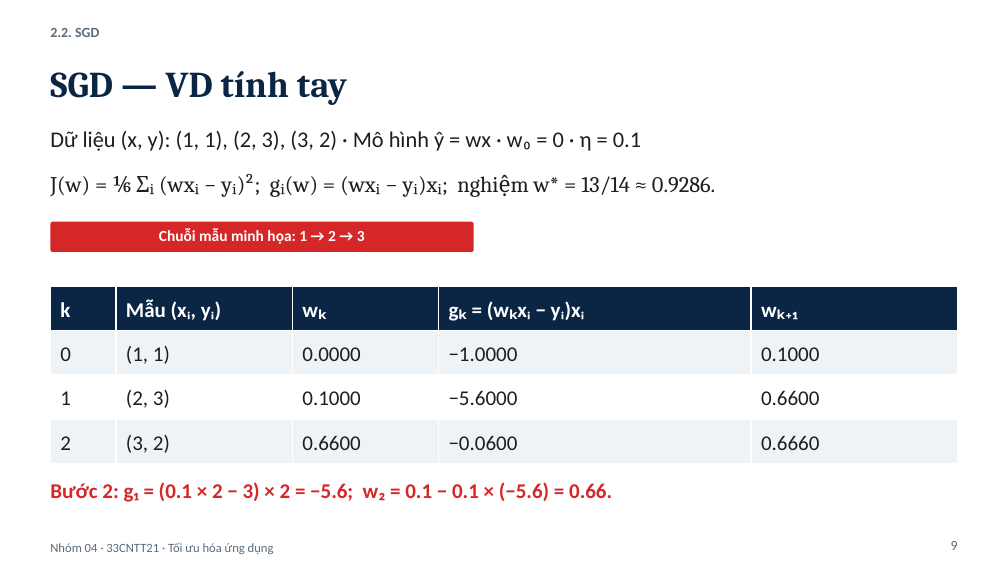
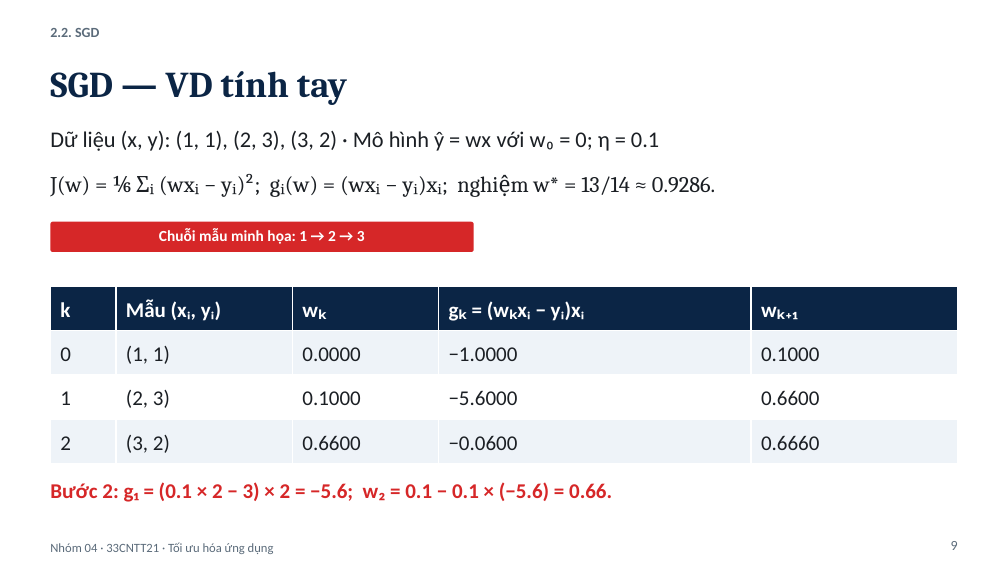
Before and after one commit to OceanPham/BTL_FirstOrderMethods, a slide deck: slide 9 of Slide_PhuongPhapToiUuBacMot.pptx. Drawn at 1008x567 pixels with LibreOffice and Linux fonts; fonts in the diff are those of the drawing. Boxes give left, top, right and bottom in pixels: in the first picture for what was removed or moved away, otherwise in the second. Text is boxed around its words. In the diff, an @@ line names an element or a change of style, - is before the commit and + after.

```diff
--- a/Slide_PhuongPhapToiUuBacMot.pptx
+++ b/Slide_PhuongPhapToiUuBacMot.pptx
@@ text at (50, 131, 659, 151): text changed @@
-Dữ liệu (x, y): (1, 1), (2, 3), (3, 2) · Mô hình ŷ = wx · w₀ = 0 · η = 0.1
+Dữ liệu (x, y): (1, 1), (2, 3), (3, 2) · Mô hình ŷ = wx với w₀ = 0; η = 0.1
```
Also in this commit, not shown: 5 other slides changed, 1 slide added.
